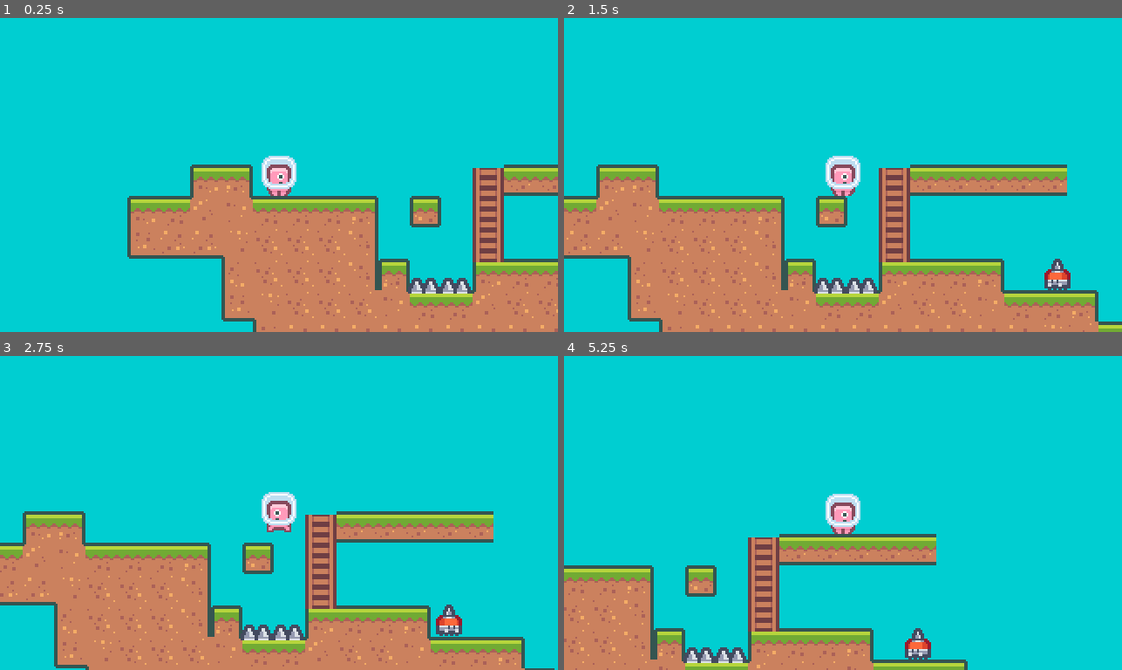
Above: before the commit, frames 1-4 (two rows, left to right).
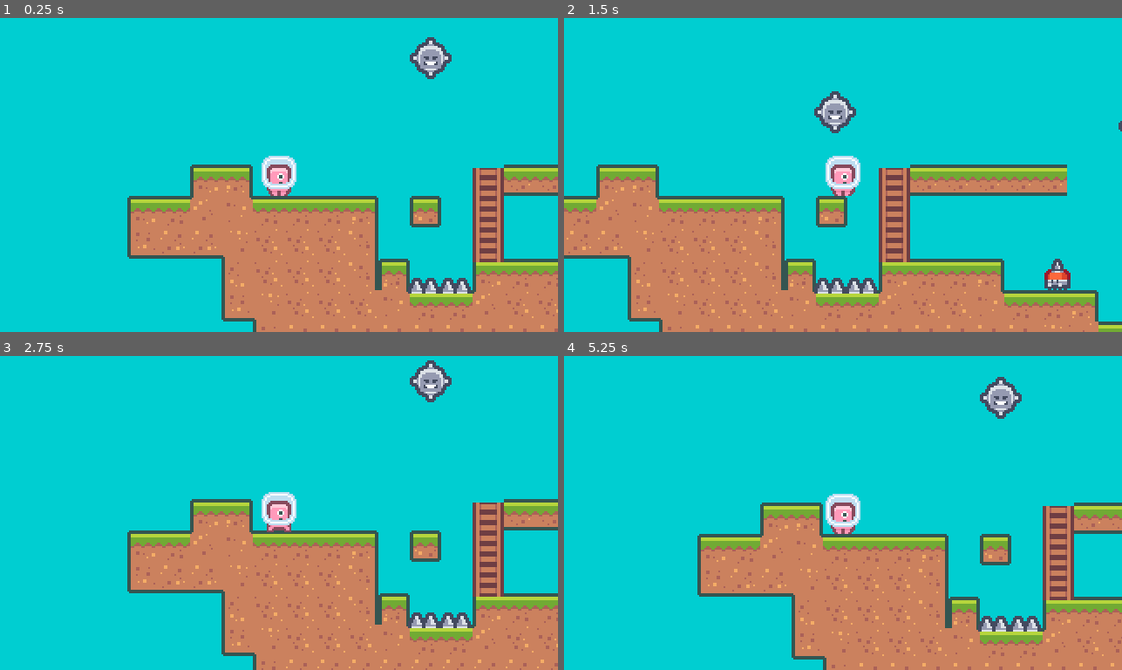
Above: after the commit, the same moments.

Repository: elbow667/PixelPlatformerG4
Game: Godot game, scene res://Scenes/world.tscn
Two runs of this game, one before a commit and one after it. Both use one fixed random seed, a clock stepped at 60 frames per second and the inputs below.
Inputs:
- Up to frame 1 (0.25 s): no input
- Up to frame 2 (1.5 s): tap Enter (ui_accept) at 0.5, 0.77 s; hold D (ui_right) from 0.53 s (still down)
- Up to frame 3 (2.75 s): tap Enter (ui_accept) at 1.52 s; release D (ui_right) at 2.03 s; hold A (ui_left) from 2.03 s (still down)
- Up to frame 4 (5.25 s): release A (ui_left) at 2.78 s; hold D (ui_right) 2.78-4.28 s; tap Enter (ui_accept) at 3.02, 3.77, 4.52 s; hold A (ui_left) 4.28-5.03 s; hold D (ui_right) from 5.03 s (still down)

The runs differ from the first frame. In frame 1, 0.6% of the frame differs, in the area x 73-81%, y 6-20%; in frame 2, 0.6%; in frame 3, 36%, in the area x 0-100%, y 1-100%; in frame 4, 32%.

Commit message:
Tutorial 10 (Looping Path Enemies)

Diff:
--- /dev/null
+++ b/Scenes/moving_spike_enemy.tscn
@@ -0,0 +1,90 @@
+[gd_scene load_steps=9 format=3 uid="uid://cucpibqvdufc1"]
+
+[ext_resource type="Script" path="res://Scripts/moving_spike_enemy.gd" id="1_e17mc"]
+[ext_resource type="Texture2D" uid="uid://5nr28x1c4hdm" path="res://Art/Characters/characters_packed.png" id="1_srn4l"]
+[ext_resource type="PackedScene" uid="uid://de31b56l425wv" path="res://Scenes/hitbox.tscn" id="2_06qli"]
+
+[sub_resource type="CircleShape2D" id="CircleShape2D_x075s"]
+radius = 8.0
+
+[sub_resource type="Animation" id="Animation_asata"]
+length = 0.001
+tracks/0/type = "value"
+tracks/0/imported = false
+tracks/0/enabled = true
+tracks/0/path = NodePath("PathFollow2D:progress_ratio")
+tracks/0/interp = 1
+tracks/0/loop_wrap = true
+tracks/0/keys = {
+"times": PackedFloat32Array(0),
+"transitions": PackedFloat32Array(1),
+"update": 0,
+"values": [1.0]
+}
+
+[sub_resource type="Animation" id="Animation_auml3"]
+resource_name = "MoveAlongPathLoop"
+length = 18.0
+loop_mode = 1
+step = 18.0
+tracks/0/type = "value"
+tracks/0/imported = false
+tracks/0/enabled = true
+tracks/0/path = NodePath("PathFollow2D:progress_ratio")
+tracks/0/interp = 1
+tracks/0/loop_wrap = true
+tracks/0/keys = {
+"times": PackedFloat32Array(0, 18),
+"transitions": PackedFloat32Array(1, 1),
+"update": 0,
+"values": [0.0225234, 1.0]
+}
+
+[sub_resource type="Animation" id="Animation_lh0al"]
+resource_name = "MoveAlongPathBounce"
+length = 6.0
+loop_mode = 1
+tracks/0/type = "value"
+tracks/0/imported = false
+tracks/0/enabled = true
+tracks/0/path = NodePath("PathFollow2D:progress_ratio")
+tracks/0/interp = 1
+tracks/0/loop_wrap = true
+tracks/0/keys = {
+"times": PackedFloat32Array(0, 3),
+"transitions": PackedFloat32Array(1, 1),
+"update": 0,
+"values": [0.0225234, 1.0]
+}
+
+[sub_resource type="AnimationLibrary" id="AnimationLibrary_6rtk7"]
+_data = {
+"MoveAlongPathBounce": SubResource("Animation_lh0al"),
+"MoveAlongPathLoop": SubResource("Animation_auml3"),
+"RESET": SubResource("Animation_asata")
+}
+
+[node name="MovingSpikeEnemy" type="Path2D"]
+script = ExtResource("1_e17mc")
+
+[node name="PathFollow2D" type="PathFollow2D" parent="."]
+progress = 152.243
+rotates = false
+
+[node name="Enemy" type="Node2D" parent="PathFollow2D"]
+
+[node name="Sprite2D" type="Sprite2D" parent="PathFollow2D/Enemy"]
+texture = ExtResource("1_srn4l")
+region_enabled = true
+region_rect = Rect2(192, 0, 24, 24)
+
+[node name="Hitbox" parent="PathFollow2D/Enemy" instance=ExtResource("2_06qli")]
+
+[node name="CollisionShape2D" type="CollisionShape2D" parent="PathFollow2D/Enemy/Hitbox"]
+shape = SubResource("CircleShape2D_x075s")
+
+[node name="AnimationPlayer" type="AnimationPlayer" parent="."]
+autoplay = "MoveAlongPathBounce"
+libraries = {
+"": SubResource("AnimationLibrary_6rtk7")
+}
--- a/Scenes/world.tscn
+++ b/Scenes/world.tscn
@@ -6,13 +6,26 @@
 [ext_resource type="PackedScene" uid="uid://ckq31075ibp4m" path="res://Scenes/spikes.tscn" id="3_nt5ux"]
 [ext_resource type="PackedScene" uid="uid://x0tlqfyitnkd" path="res://Scenes/walking_enemy.tscn" id="5_2waxf"]
 [ext_resource type="PackedScene" uid="uid://bal4kcsaljugf" path="res://Scenes/ladder.tscn" id="6_toyle"]
+[ext_resource type="PackedScene" uid="uid://cucpibqvdufc1" path="res://Scenes/moving_spike_enemy.tscn" id="7_u1g4o"]
+
+[sub_resource type="Curve2D" id="Curve2D_1sdoa"]
+_data = {
+"points": PackedVector2Array(0, 0, 0, 0, 0, 0, 0, 0, 0, 0, -2, 76)
+}
+point_count = 2
+
+[sub_resource type="Curve2D" id="Curve2D_3oc80"]
+_data = {
+"points": PackedVector2Array(-39.3725, 57.0114, 39.3725, -57.0114, -91, -3, 0.629961, 26.7733, -0.629961, -26.7733, -90, -107, 42.2074, -17.0089, -42.2074, 17.0089, 58, -107, 28.6632, 42.2074, -28.6632, -42.2074, 58, 2, 0, 0, 0, 0, -91, -3)
+}
+point_count = 5
 
 [node name="World" type="Node2D"]
 script = ExtResource("1_buckn")
 
 [node name="TileMap" parent="." instance=ExtResource("2_3aeh2")]
 position = Vector2(94, 76)
-layer_0/tile_data = PackedInt32Array(7, 131073, 0, 8, 131073 …(2441 unchanged characters)…  1, 196635, 131073, 6, 196636, 196609, 6)
+layer_0/tile_data = PackedInt32Array(7, 131073, 0, 8, 131073 …(2441 unchanged characters)…  1, 196635, 131073, 6, 196636, 196609, 6, -131054, 458753, 2, -131055, 458753, 2, -131056, 458753, 2, -65513, 458753, 2, -196586, 458753, 2)
 
 [node name="Player" parent="." instance=ExtResource("2_1poif")]
 position = Vector2(91, 84)
@@ -42,3 +55,13 @@
 
 [node name="Ladder3" parent="." instance=ExtResource("6_toyle")]
 position = Vector2(202, 114)
+
+[node name="MovingSpikeEnemy" parent="." instance=ExtResource("7_u1g4o")]
+position = Vector2(178, 7)
+curve = SubResource("Curve2D_1sdoa")
+animation_type = 1
+
+[node name="MovingSpikeEnemy2" parent="." instance=ExtResource("7_u1g4o")]
+position = Vector2(425, 112)
+curve = SubResource("Curve2D_3oc80")
+animation_type = 0
--- /dev/null
+++ b/Scripts/moving_spike_enemy.gd
@@ -0,0 +1,40 @@
+#@tool
+# tool stuff doesn't seem to be working in Godot 4.0
+# setget is implemented differently in Godot 4.0, since its not working
+# and none of the examples I have seeked out have worked for this so I have
+# no idea if i'm doing it correctly so I have commneted it out.
+
+extends Path2D
+
+enum ANIMATION_TYPE {
+	LOOP,
+	BOUNCE
+}
+
+@export var animation_type : ANIMATION_TYPE #:
+#	get:
+#		return animation_type
+#	set(value):
+#		set_animation_type(value)
+#
+#func set_animation_type(value):
+#	animation_type = value
+#	play_updated_animation(animationPlayer)
+#@export var speed : int = 1:
+#	get:
+#		return speed
+#	set(value):
+#		var ap = find_child("AnimationPlayer")
+#		if ap: ap.playback_speed = speed
+
+
+@onready var animationPlayer : AnimationPlayer = $AnimationPlayer
+
+
+func _ready():
+	play_updated_animation(animationPlayer)
+
+func play_updated_animation(animationPlayer):
+	match animation_type:
+		ANIMATION_TYPE.LOOP: animationPlayer.play("MoveAlongPathLoop")
+		ANIMATION_TYPE.BOUNCE: animationPlayer.play("MoveAlongPathBounce")
Not shown: 1 places in Scenes/world.tscn that only renumber resources
Not shown, changed: README.md
